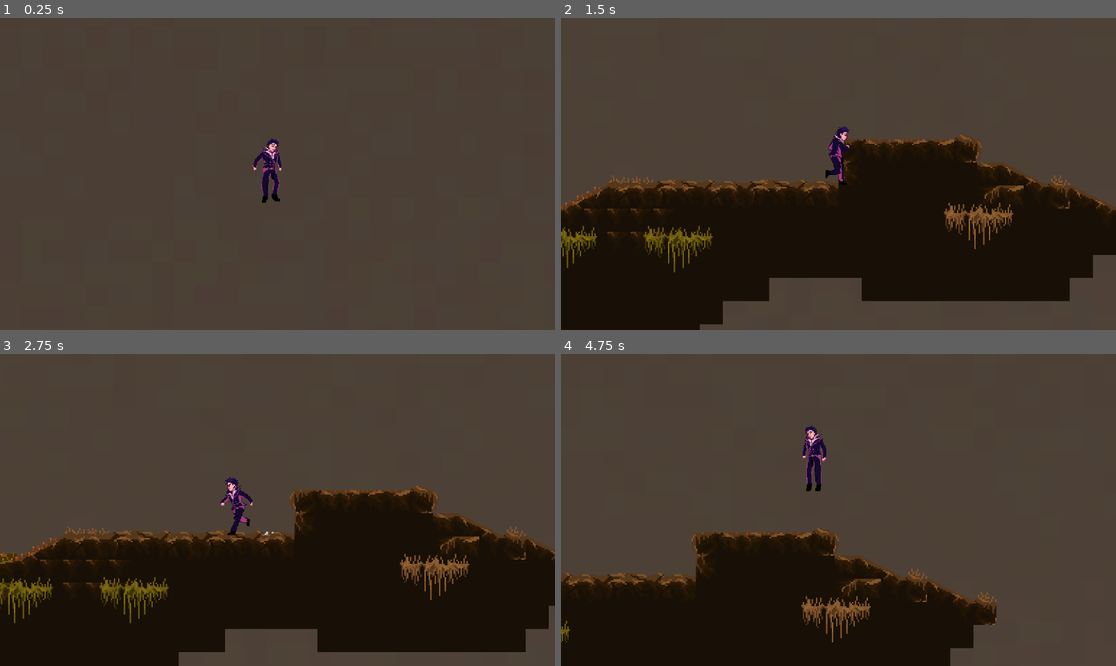
Above: before the commit, frames 1-4 (two rows, left to right).
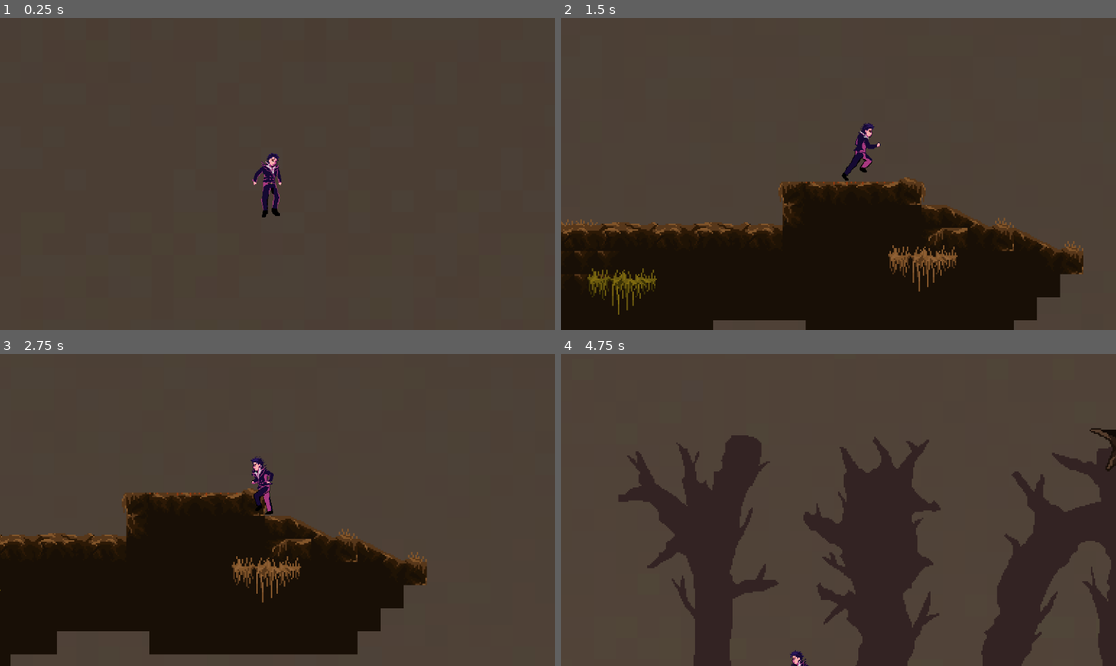
Above: after the commit, the same moments.

Repository: Asakara-Game-Dev/PriaKemasukan
Game: Godot game, scene res://scene/main.tscn
Two runs of this game, one before a commit and one after it. Both use one fixed random seed, a clock stepped at 60 frames per second and the inputs below.
Inputs:
- Up to frame 1 (0.25 s): no input
- Up to frame 2 (1.5 s): hold Right (move_right) from 0.53 s (still down); tap Up (jump) at 0.77 s
- Up to frame 3 (2.75 s): tap Up (jump) at 1.52 s; release Right (move_right) at 2.03 s; hold Left (move_left) from 2.03 s (still down)
- Up to frame 4 (4.75 s): release Left (move_left) at 2.78 s; hold Right (move_right) 2.78-4.28 s; tap Up (jump) at 3.02, 3.77, 4.52 s; hold Left (move_left) from 4.28 s (still down)

The runs differ from the first frame. In frame 1, 0.7% of the frame differs, in the area x 45-51%, y 38-64%; in frame 2, 25%; in frame 3, 27%; in frame 4, 43%, in the area x 0-100%, y 22-100%.

Commit message:
upgrade

Diff:
--- a/Proyek Maull/proyek pt2/osiris-pernah-mati/project.godot
+++ b/Proyek Maull/proyek pt2/osiris-pernah-mati/project.godot
@@ -37,6 +37,10 @@
 ]
 }
 
+[physics]
+
+2d/default_gravity=1500.0
+
 [rendering]
 
 textures/canvas_textures/default_texture_filter=0
--- a/Proyek Maull/proyek pt2/osiris-pernah-mati/scene/player.gd
+++ b/Proyek Maull/proyek pt2/osiris-pernah-mati/scene/player.gd
@@ -2,7 +2,7 @@
 
 
 const SPEED = 100.0
-const JUMP_VELOCITY = -300.0
+const JUMP_VELOCITY = -350.0
 
 @onready var animated_sprite = $AnimatedSprite2D
 
